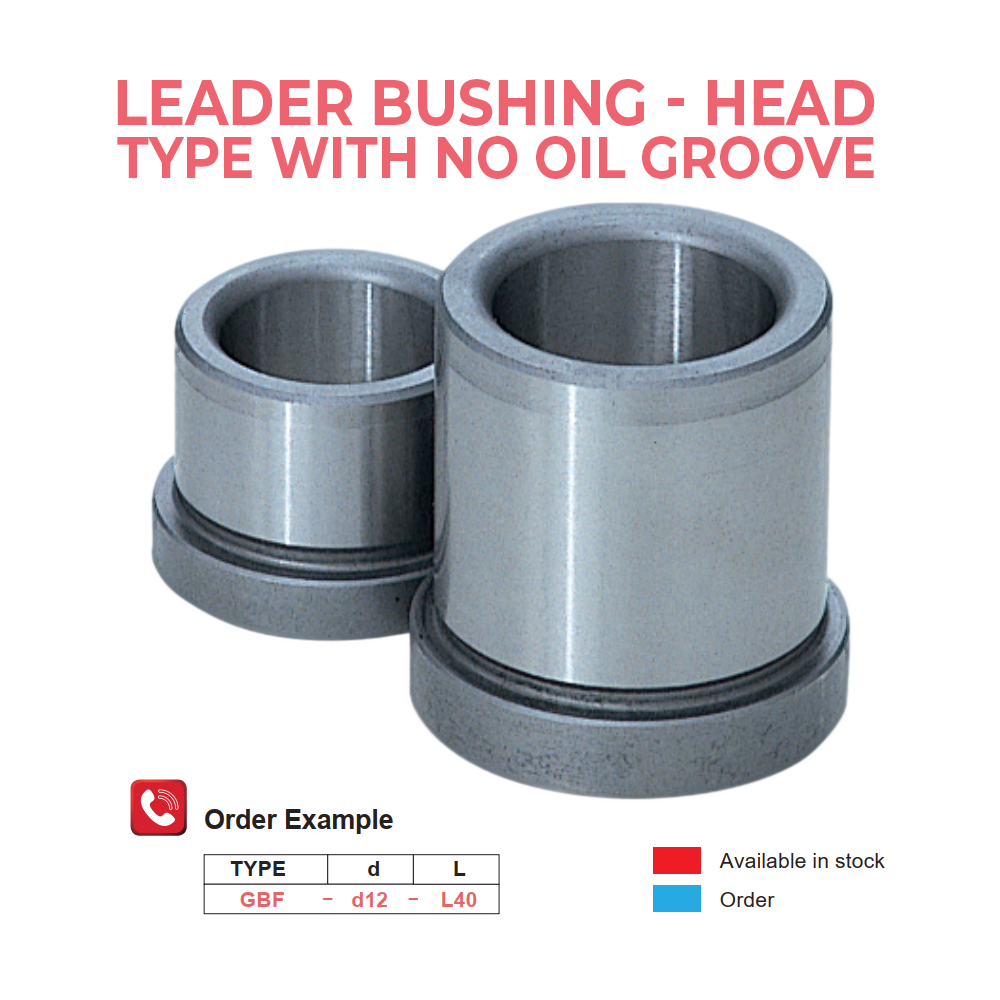
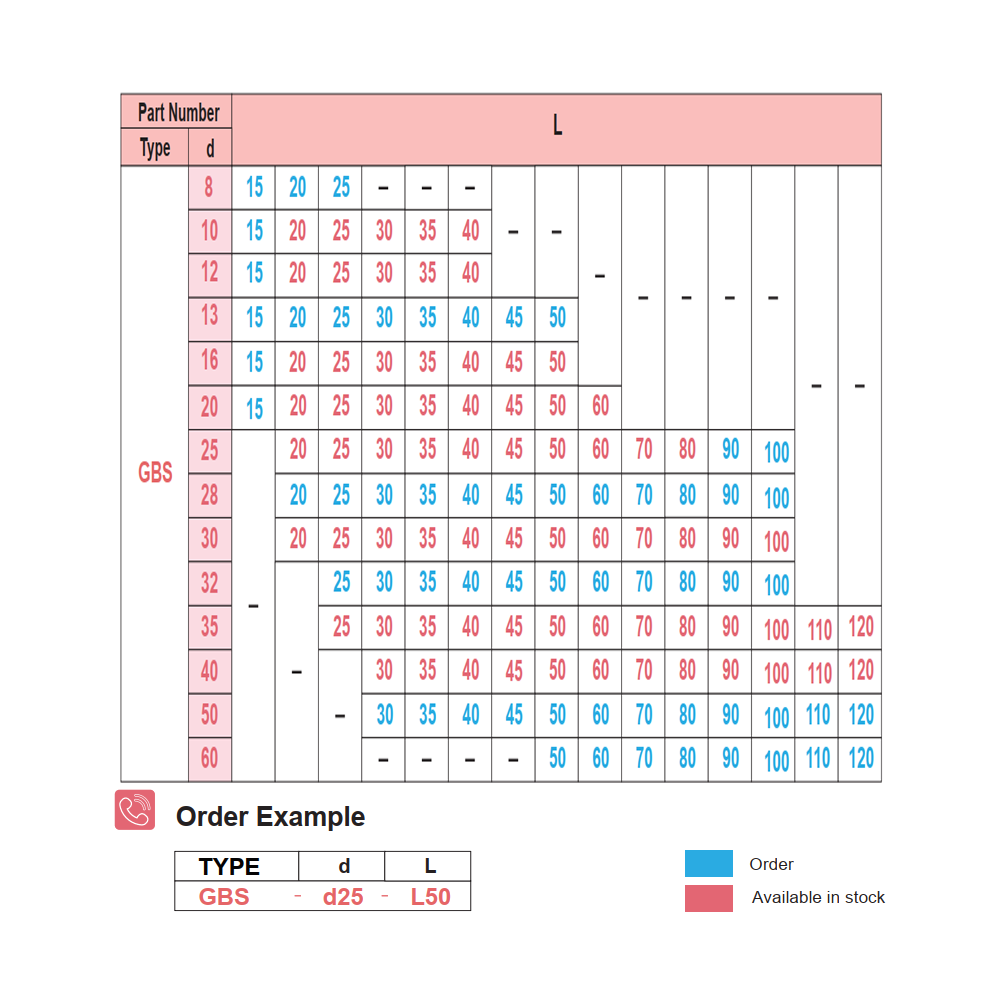
Layer changes from the first (1000, 1000) image to the second:
added group "Group 2" with 3 layers above "Layer 1 copy" over [114, 79, 886, 912]
added layer "Layer 5" in group "Group 2" over [685, 850, 886, 912]
moved "Layer 4" into group "Group 2", painted on it over [114, 789, 886, 912]
moved "Layer 3" into group "Group 2", painted on it over [114, 79, 886, 915]
hid "Layer 1 copy" (1st of 2), painted on it over [114, 79, 886, 912]
removed layer "Leader Bushing - Head Type With No Oil Groove" over [117, 79, 875, 179]